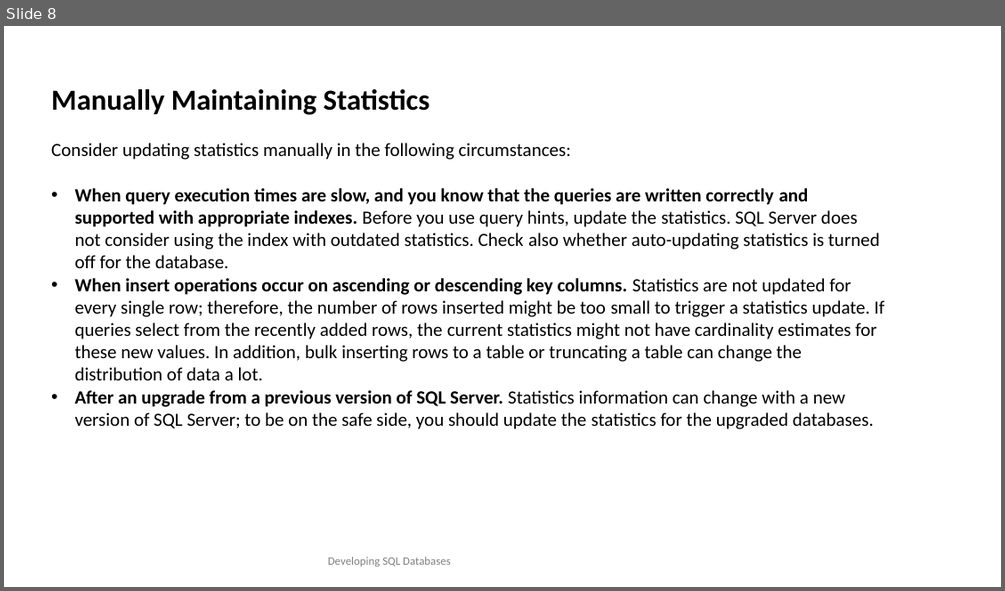
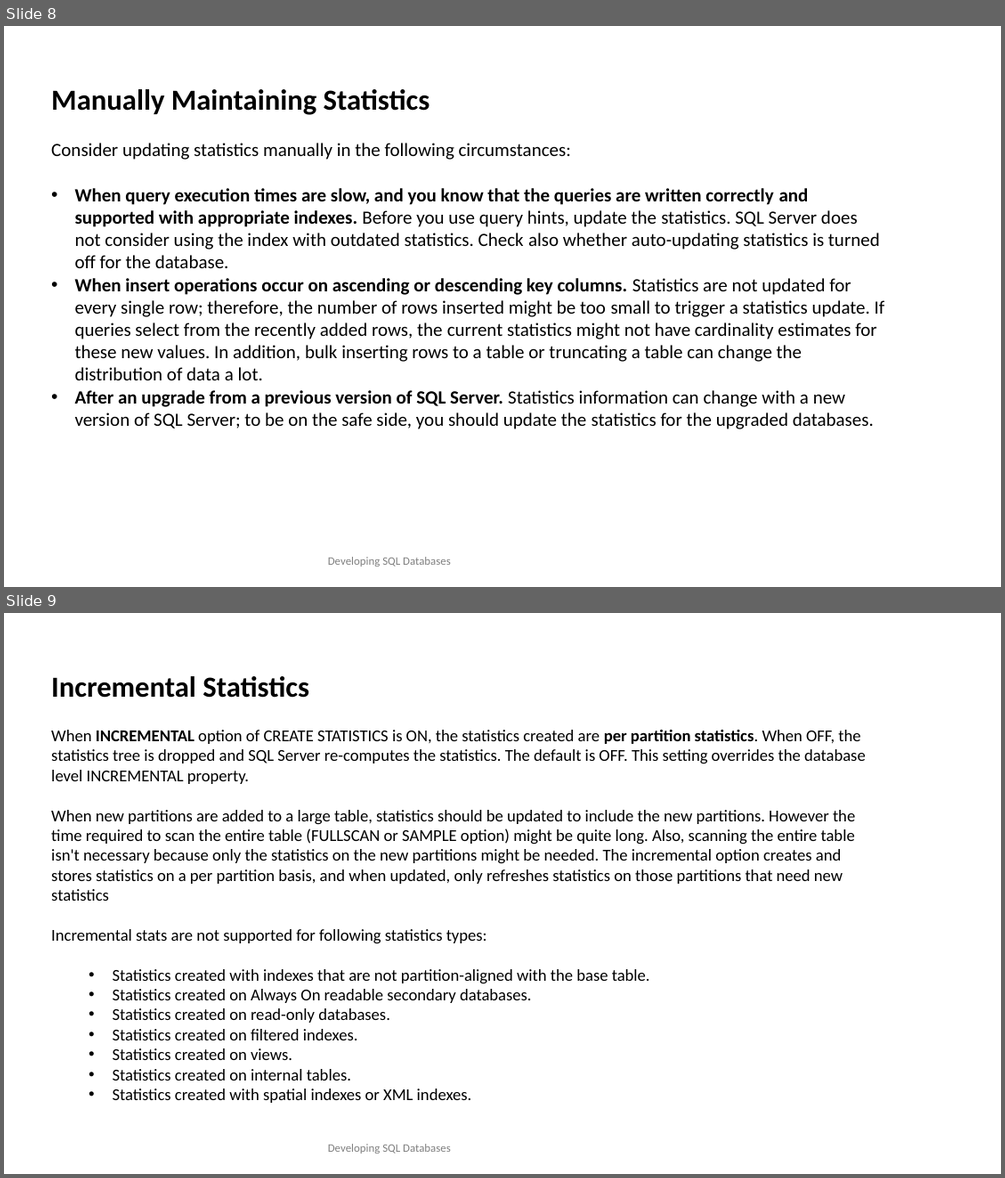
Before and after one commit to TKostyrka/70762DevSQLDB, a slide deck: DEVSQL_12_StatisticsAndJOINS/DEVSQL_12A_Statistics.pptx. Shown one above the other, each under a label of ours: slide 8 before the commit, slides 8 and 9 after it. The pictures are 1005x591 and 1005x1178 pixels, drawn with LibreOffice and Linux fonts; fonts in the diff are those of the drawing. Boxes give left, top, right and bottom in pixels: in the first picture for what was removed or moved away, otherwise in the second. Text is boxed around its words. In the diff, an @@ line names an element or a change of style, - is before the commit and + after.

```diff
--- a/DEVSQL_12_StatisticsAndJOINS/DEVSQL_12A_Statistics.pptx
+++ b/DEVSQL_12_StatisticsAndJOINS/DEVSQL_12A_Statistics.pptx
@@ slide 9 added at (4, 613, 1001, 1174), background #FFFFFF @@
@@ text added at (51, 676, 866, 1103), 16 pt, text #000000 @@
+Incremental Statistics
+When INCREMENTAL option of CREATE STATISTICS is ON, the statistics created are per partition statistics. When OFF, the statistics tree is dropped and SQL Server re-computes the statistics. The default is OFF. This setting overrides the database level INCREMENTAL property.
+When new partitions are added to a large table, statistics should be updated to include the new partitions. However the time required to scan the entire table (FULLSCAN or SAMPLE option) might be quite long. Also, scanning the entire table isn't necessary because only the statistics on the new partitions might be needed. The incremental option creates and stores statistics on a per partition basis, and when updated, only refreshes statistics on those partitions that need new statistics
+Incremental stats are not supported for following statistics types:
+  • Statistics created with indexes that are not partition-aligned with the base table.
+  • Statistics created on Always On readable secondary databases.
+  • Statistics created on read-only databases.
+  • Statistics created on filtered indexes.
+  • Statistics created on views.
+  • Statistics created on internal tables.
+  • Statistics created with spatial indexes or XML indexes.
@@ text added at (328, 1143, 451, 1153), 11 pt, text #808080 @@
+Developing SQL Databases
```
